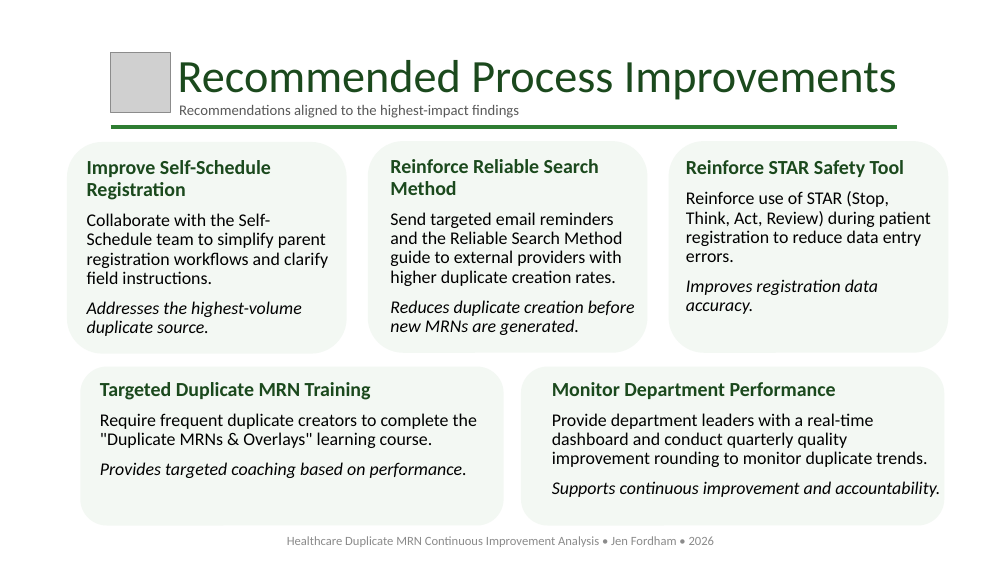
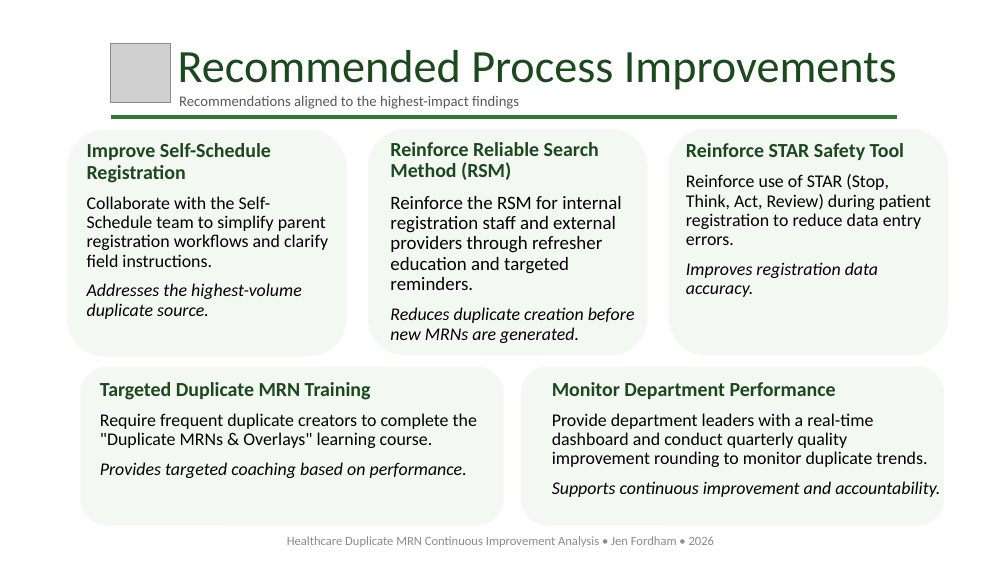
Before and after one commit to JenFordham/healthcare-duplicate-mrn-analysis, a slide deck: slide 7 of presentation/Healthcare Duplicate MRN Continuous Improvement Analysis.pptx. Drawn at 1008x567 pixels with LibreOffice and Linux fonts; fonts in the diff are those of the drawing; grey boxes stand for pictures. Boxes give left, top, right and bottom in pixels: in the first picture for what was removed or moved away, otherwise in the second. Text is boxed around its words. In the diff, an @@ line names an element or a change of style, - is before the commit and + after.

Commit message:
Updated images, presentation, readme

```diff
--- a/presentation/Healthcare Duplicate MRN Continuous Improvement Analysis.pptx
+++ b/presentation/Healthcare Duplicate MRN Continuous Improvement Analysis.pptx
@@ 1 picture, 1 title, 1 text, 1 line: place and size @@
-1 picture, 1 title, 1 text, 1 line at bbox=[110, 53, 898, 127]
+1 picture, 1 title, 1 text, 1 line at bbox=[110, 43, 898, 117]
@@ rounded rectangle: place and size @@
-rounded rectangle at bbox=[67, 142, 347, 354]
+rounded rectangle at bbox=[67, 130, 347, 357]
@@ text "Improve Self-Schedule Registration": place and size @@
-text "Improve Self-Schedule Registration" at bbox=[87, 160, 328, 336]
+text "Improve Self-Schedule Registration" at bbox=[87, 143, 328, 319]
@@ rounded rectangle: place and size @@
-rounded rectangle at bbox=[368, 141, 648, 353]
+rounded rectangle at bbox=[368, 129, 648, 355]
@@ text "Reinforce Reliable Search Method (RSM)": place and size @@
-text "Reinforce Reliable Search Method (RSM)" at bbox=[390, 159, 635, 335]
+text "Reinforce Reliable Search Method (RSM)" at bbox=[390, 142, 635, 343]
@@ text at bbox=[390, 142, 621, 290]: text changed; size 17 to 18 pt @@
-Reinforce Reliable Search Method
-Send targeted email reminders and the Reliable Search Method guide to external providers with higher duplicate creation rates.
+Reinforce Reliable Search Method (RSM)
+Reinforce the RSM for internal registration staff and external providers through refresher education and targeted reminders.
@@ rounded rectangle: place and size @@
-rounded rectangle at bbox=[668, 141, 948, 353]
+rounded rectangle at bbox=[668, 129, 948, 355]
@@ text "Reinforce STAR Safety Tool": place and size @@
-text "Reinforce STAR Safety Tool" at bbox=[686, 160, 931, 314]
+text "Reinforce STAR Safety Tool" at bbox=[686, 143, 931, 297]
```
Also in this commit, not shown: 3 other files.
